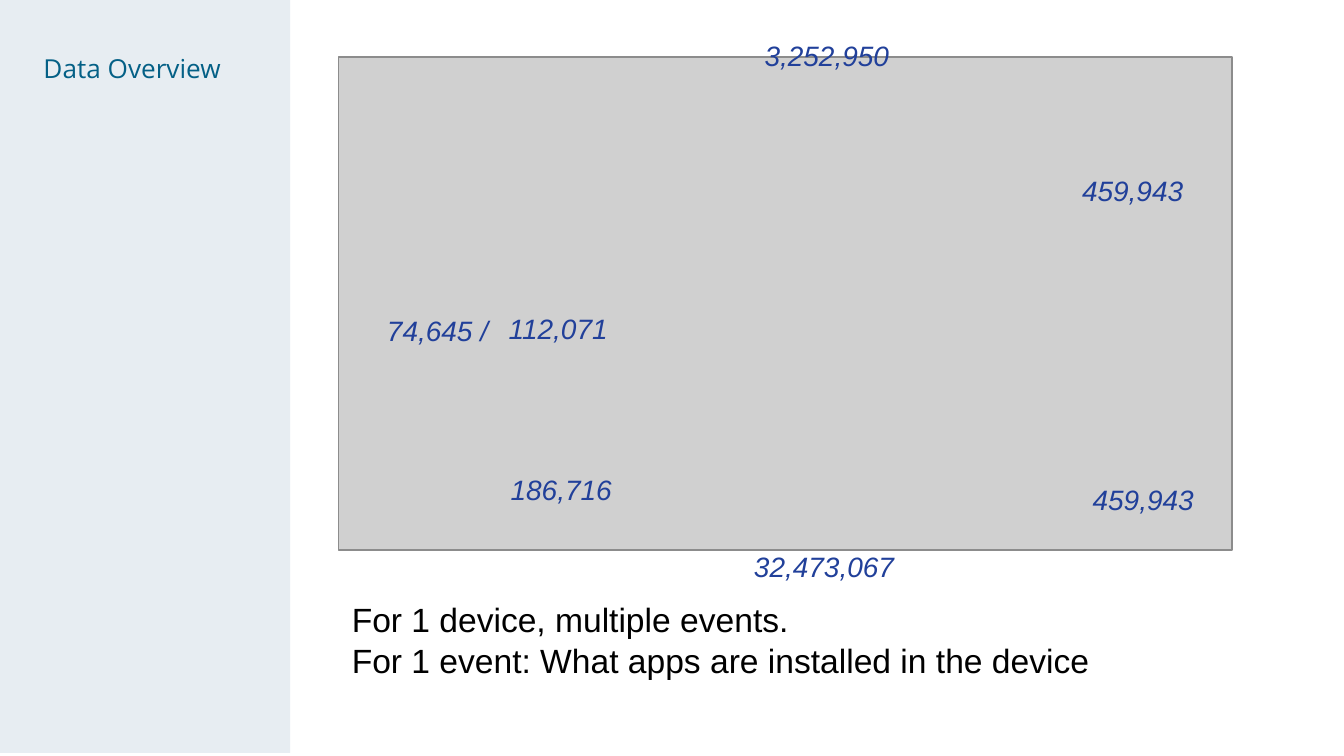
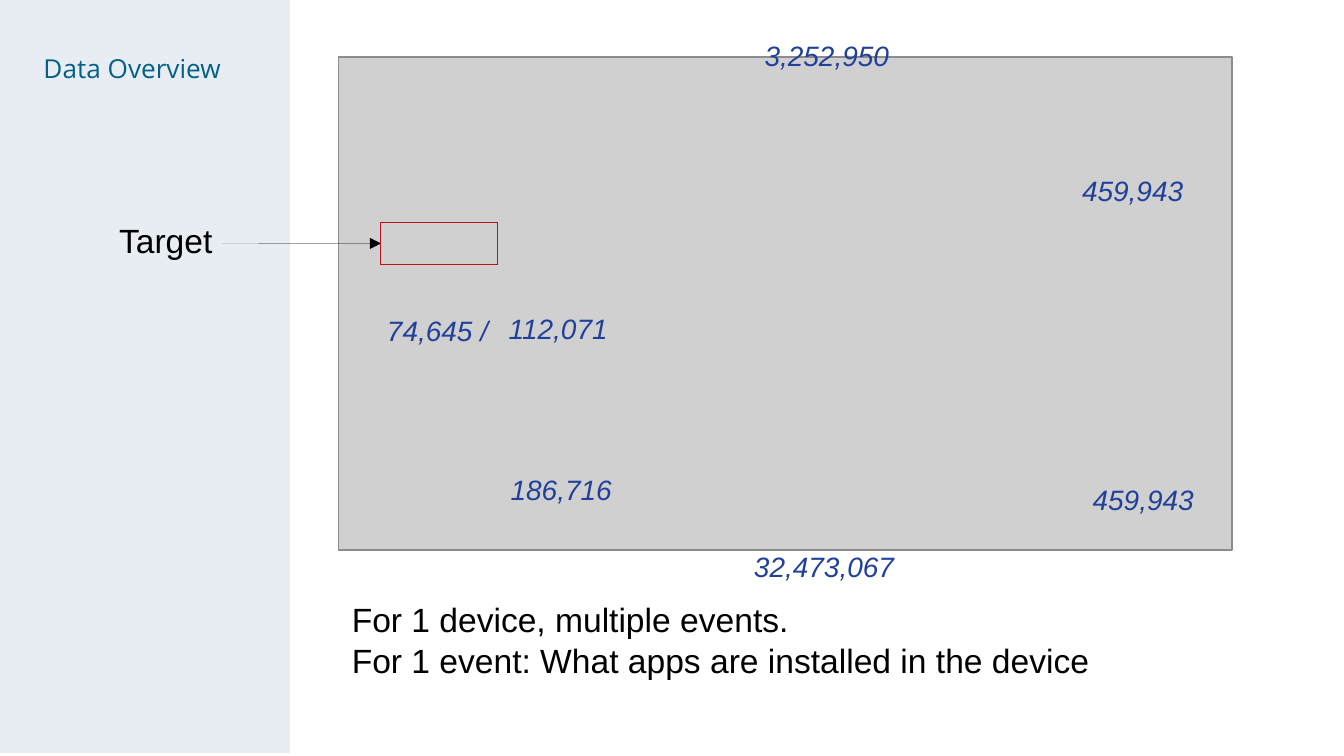
Before and after one commit to chechir/talking_data, a slide deck: slide 4 of brussels/deck_overview_detail.odp (slide 5 before the commit). Drawn at 1344x756 pixels with LibreOffice and Linux fonts; fonts in the diff are those of the drawing; grey boxes stand for pictures. Boxes give left, top, right and bottom in pixels: in the first picture for what was removed or moved away, otherwise in the second. Text is boxed around its words. In the diff, an @@ line names an element or a change of style, - is before the commit and + after.

```diff
--- a/brussels/deck_overview_detail.odp
+++ b/brussels/deck_overview_detail.odp
@@ text added at (119, 230, 212, 259), 18 pt, text #000000 @@
+Target
@@ rectangle added at (380, 222, 497, 263), outline #BA131A 0 pt @@
@@ arrow added from (222, 243) to (380, 243), #000000 0 pt @@
```
Also in this commit, not shown: 5 other slides changed.
